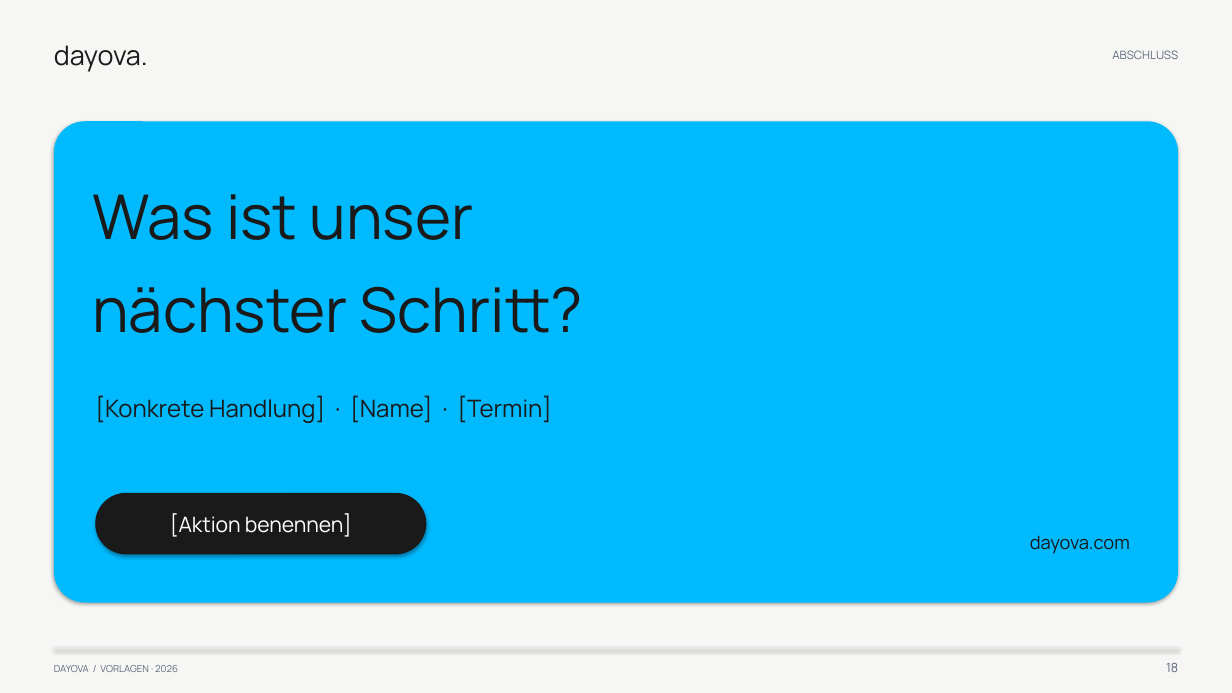
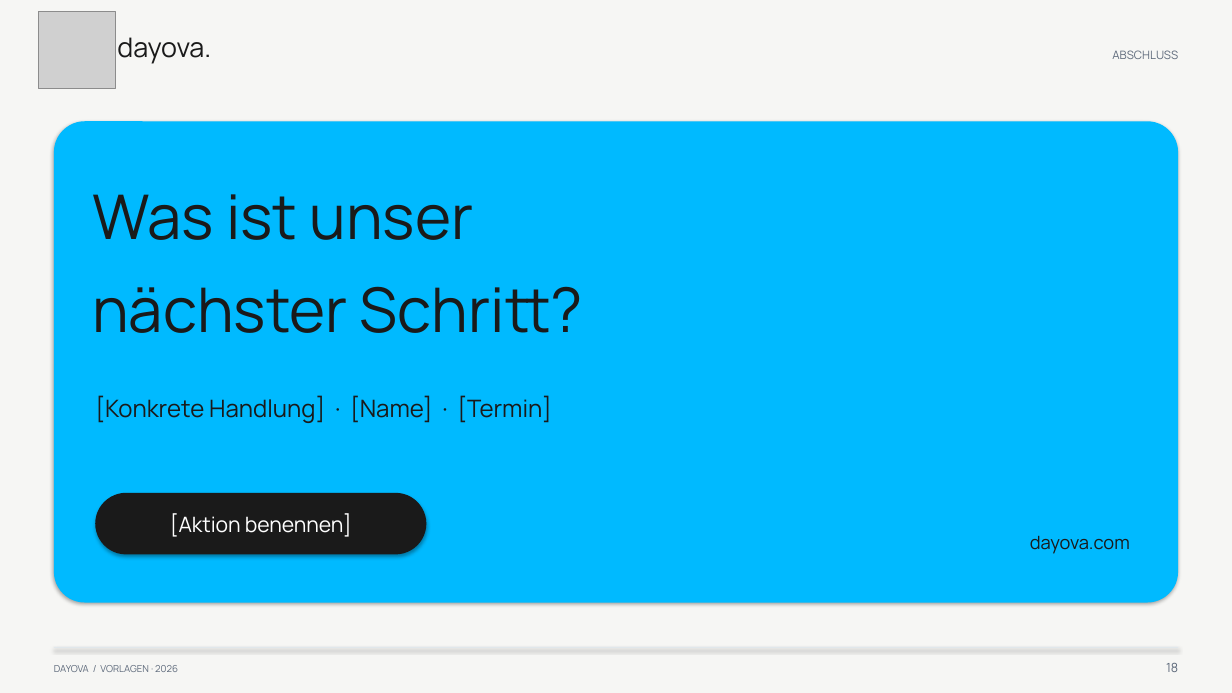
Before and after one commit to Dayova/dayova-mvp, a slide deck: slide 18 of brand/templates/dist/Dayova-Presentation.pptx. Drawn at 1232x693 pixels with LibreOffice and Linux fonts; fonts in the diff are those of the drawing; grey boxes stand for pictures. Boxes give left, top, right and bottom in pixels: in the first picture for what was removed or moved away, otherwise in the second. Text is boxed around its words. In the diff, an @@ line names an element or a change of style, - is before the commit and + after.

Commit message:
Add original Dayova logo to template cover and start pages

```diff
--- a/brand/templates/dist/Dayova-Presentation.pptx
+++ b/brand/templates/dist/Dayova-Presentation.pptx
@@ picture added at bbox=[39, 11, 116, 88] @@
@@ text "dayova.": place and size @@
-text "dayova." at bbox=[54, 45, 148, 72]
+text "dayova." at bbox=[117, 37, 211, 64]
@@ text "dayova." at bbox=[117, 37, 211, 64]: line spacing 1.25 to 1; vertical alignment top to middle @@
```
Also in this commit, not shown: 1 other slide changed, 10 other files.
